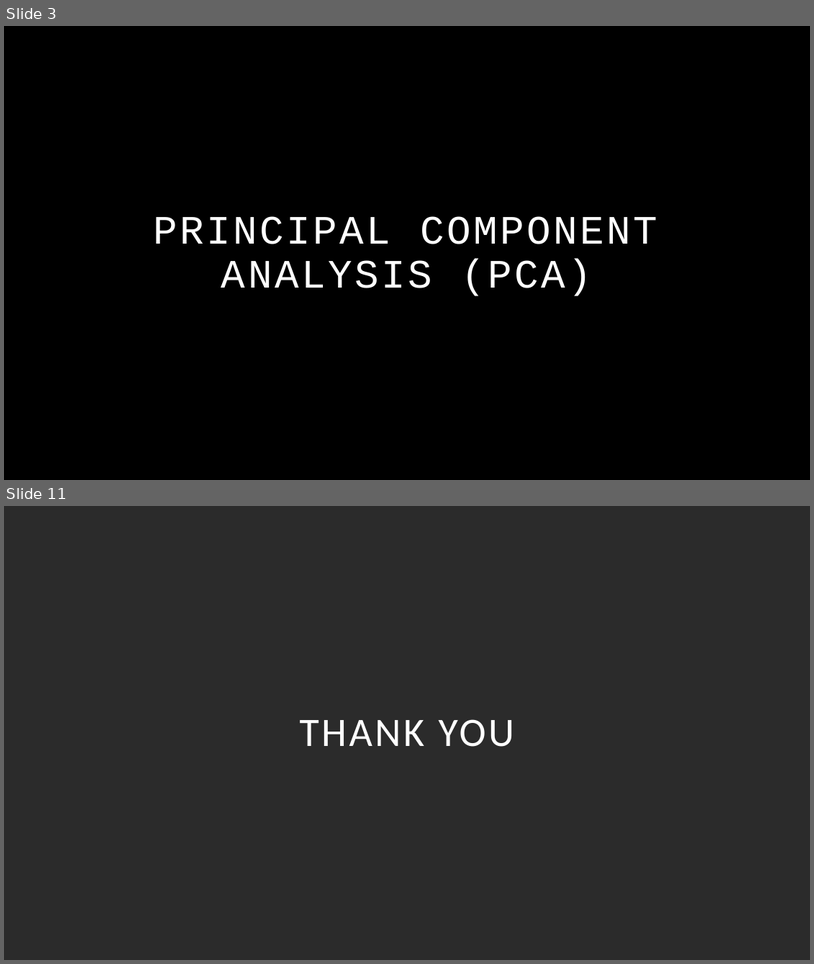
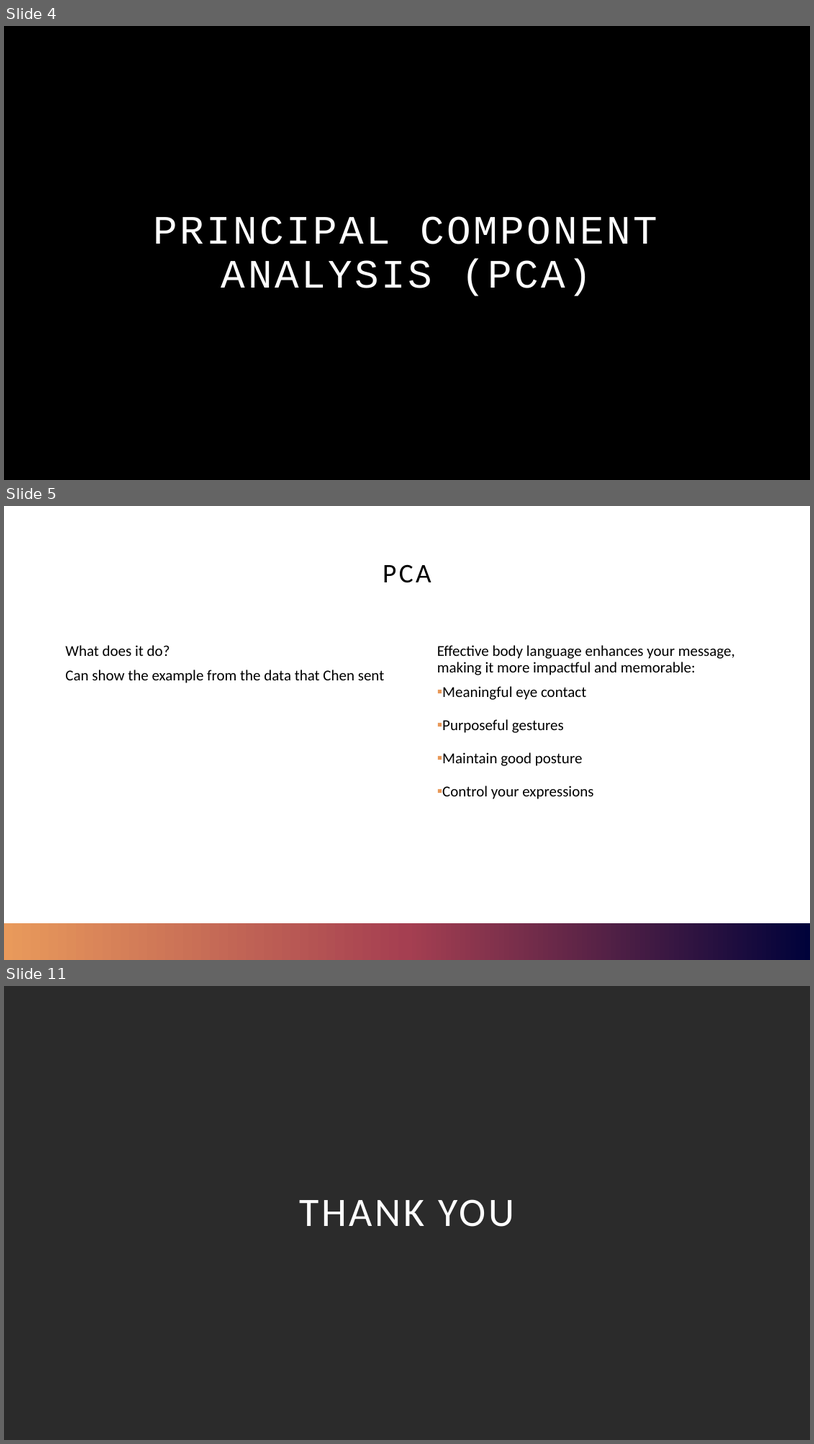
Before and after one commit to sagerstack/pca-face-recognition, a slide deck: project-files/pca-face-recognition-deck.pptx. Shown one above the other, each under a label of ours: slides 3 and 11 before the commit, slides 4, 5 and 11 after it; the slides between them are not shown. The pictures are 814x964 and 814x1444 pixels, drawn with LibreOffice and Linux fonts; fonts in the diff are those of the drawing; background and template pictures are left out; a plain dark background stands for a picture behind light text. Boxes give left, top, right and bottom in pixels: in the first picture for what was removed or moved away, otherwise in the second. Text is boxed around its words. In the diff, an @@ line names an element or a change of style, - is before the commit and + after.

Commit message:
Add files via upload
added brief descriptions on what to say on each slide

```diff
--- a/project-files/pca-face-recognition-deck.pptx
+++ b/project-files/pca-face-recognition-deck.pptx
@@ slide 5 added at bbox=[4, 506, 810, 960], background #FFFFFF @@
@@ title added at bbox=[383, 564, 432, 583], 32 pt, text #000000 @@
+PCA
@@ text added at bbox=[65, 645, 385, 683], 18 pt, text #000000 @@
+What does it do?
+Can show the example from the data that Chen sent
@@ text added at bbox=[437, 645, 736, 799], 18 pt, text #000000 @@
+Effective body language enhances your message, making it more impactful and memorable:
+  ▪ Meaningful eye contact
+  ▪ Purposeful gestures
+  ▪ Maintain good posture
+  ▪ Control your expressions
@@ rectangle added at bbox=[4, 923, 810, 960], fill gradient #00023A to #A53F51 to #E99A5B @@
@@ rectangle added at bbox=[4, 923, 810, 960], fill gradient #00023A to #A53F51 to #E99A5B @@
@@ what was slide 3 is now slide 4 @@
```
Also in this commit, not shown: 8 slides changed, 6 other slides added.
